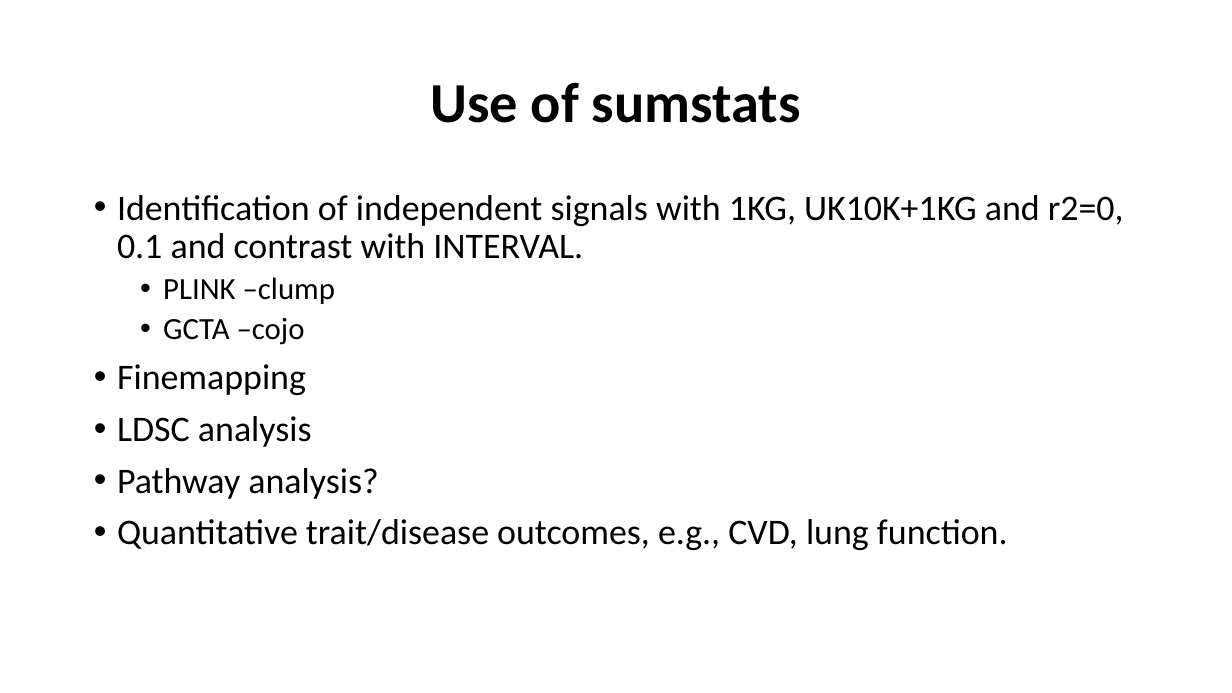
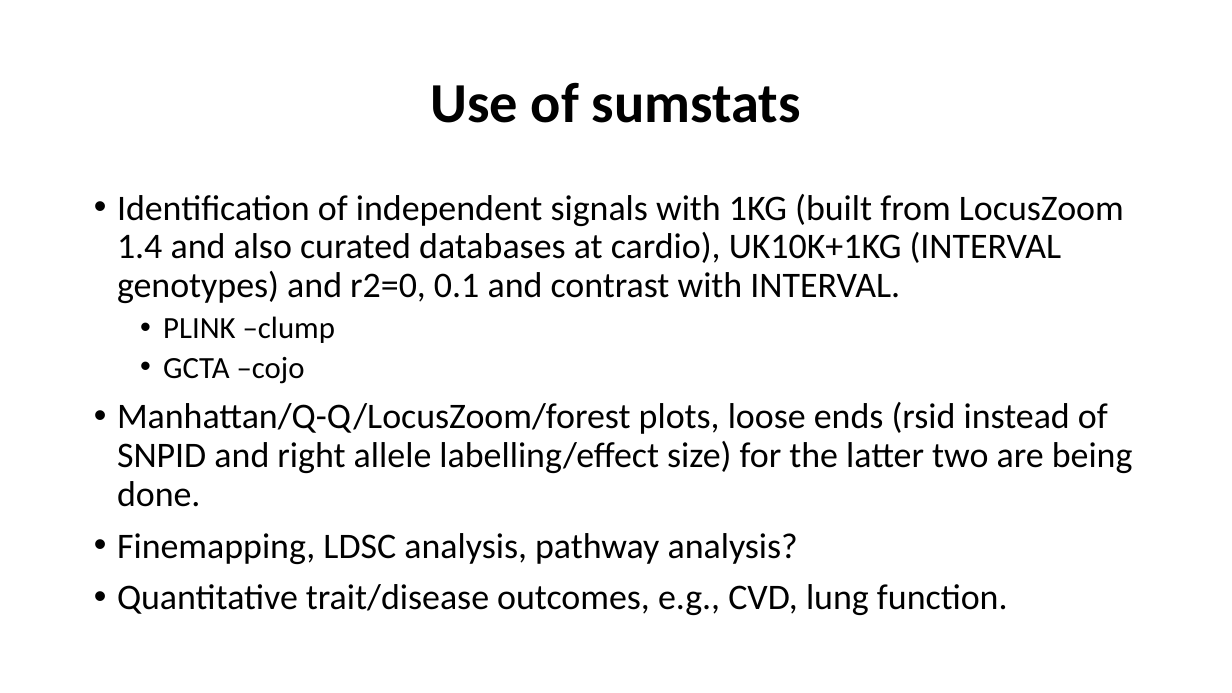
Before and after one commit to jinghuazhao/INF, a slide deck: slide 8 of doc/SCALLOP_INF1-120419.pptx. Drawn at 1232x693 pixels with LibreOffice and Linux fonts; fonts in the diff are those of the drawing. Boxes give left, top, right and bottom in pixels: in the first picture for what was removed or moved away, otherwise in the second. Text is boxed around its words. In the diff, an @@ line names an element or a change of style, - is before the commit and + after.

```diff
--- a/doc/SCALLOP_INF1-120419.pptx
+++ b/doc/SCALLOP_INF1-120419.pptx
@@ text at [117, 194, 1124, 303]: text changed @@
-• Identification of independent signals with 1KG, UK10K+1KG and r2=0, 0.1 and contrast with INTERVAL.
+• Identification of independent signals with 1KG (built from LocusZoom 1.4 and also curated databases at cardio), UK10K+1KG (INTERVAL genotypes) and r2=0, 0.1 and contrast with INTERVAL.
@@ text at [117, 402, 1133, 564]: text changed @@
-• Finemapping
-• LDSC analysis
-• Pathway analysis?
+• Manhattan/Q-Q/LocusZoom/forest plots, loose ends (rsid instead of SNPID and right allele labelling/effect size) for the latter two are being done.
+• Finemapping, LDSC analysis, pathway analysis?
```
Also in this commit, not shown: 7 other slides changed.
